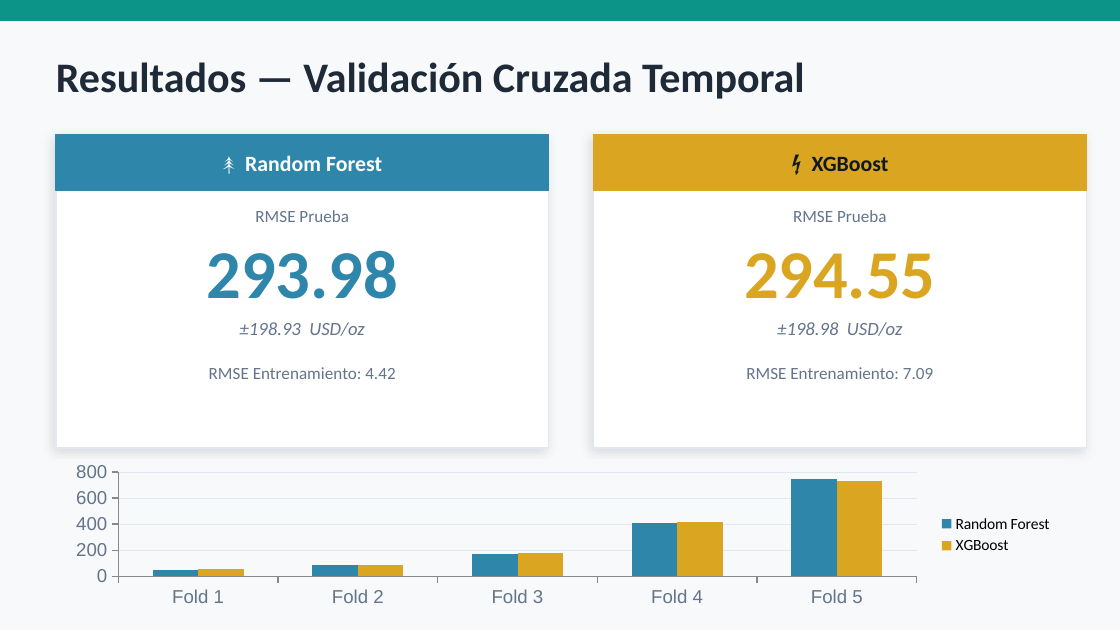
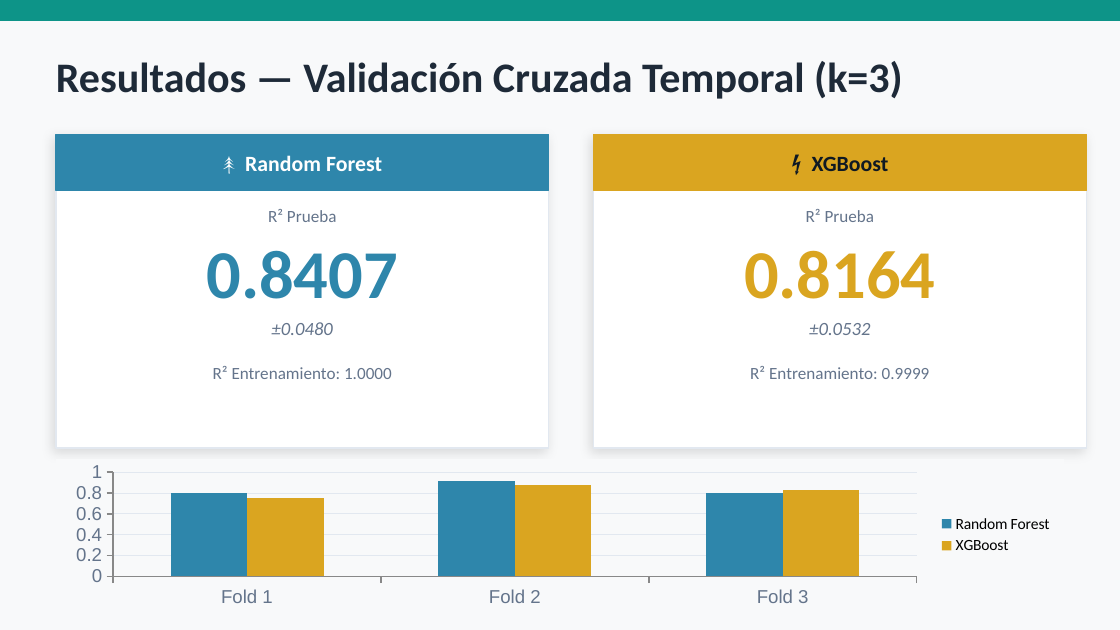
Before and after one commit to Jurgen012/Proyecto-3-Final-, a slide deck: slide 8 of proyecto_final_lab.pptx. Drawn at 1120x630 pixels with LibreOffice and Linux fonts; fonts in the diff are those of the drawing. Boxes give left, top, right and bottom in pixels: in the first picture for what was removed or moved away, otherwise in the second. Text is boxed around its words. In the diff, an @@ line names an element or a change of style, - is before the commit and + after.

```diff
--- a/proyecto_final_lab.pptx
+++ b/proyecto_final_lab.pptx
@@ text at (56,61,902,99): text changed @@
-Resultados — Validación Cruzada Temporal
+Resultados — Validación Cruzada Temporal (k=3)
@@ text at (268,209,337,222): text changed @@
-RMSE Prueba
+R² Prueba
@@ text at (806,209,875,222): text changed @@
-RMSE Prueba
+R² Prueba
@@ text at (206,250,397,299): text changed @@
-293.98
+0.8407
@@ text at (744,250,935,299): text changed @@
-294.55
+0.8164
@@ text at (272,322,333,335): text changed @@
-±198.93 USD/oz
+±0.0480
@@ text at (809,323,870,335): text changed @@
-±198.98 USD/oz
+±0.0532
@@ text at (213,366,392,379): text changed @@
-RMSE Entrenamiento: 4.42
+R² Entrenamiento: 1.0000
@@ text at (750,366,930,379): text changed @@
-RMSE Entrenamiento: 7.09
+R² Entrenamiento: 0.9999
@@ column chart at (56,459,1064,610) @@
-categories: Fold 1, Fold 2, Fold 3, Fold 4, Fold 5
+categories: Fold 1, Fold 2, Fold 3
-Random Forest: 50, 90, 180, 410, 740
+Random Forest: 0.8, 0.91, 0.8
-XGBoost: 60, 90, 180, 420, 730
+XGBoost: 0.75, 0.88, 0.83
@@ value axis changed @@
```
Also in this commit, not shown: 4 other slides changed.
